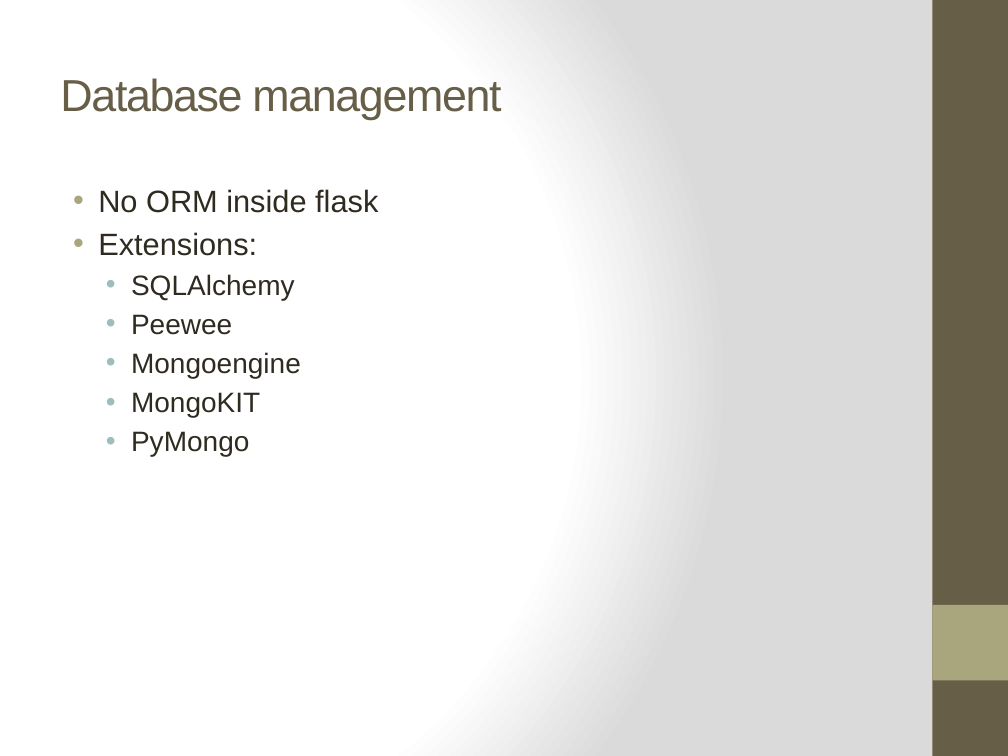
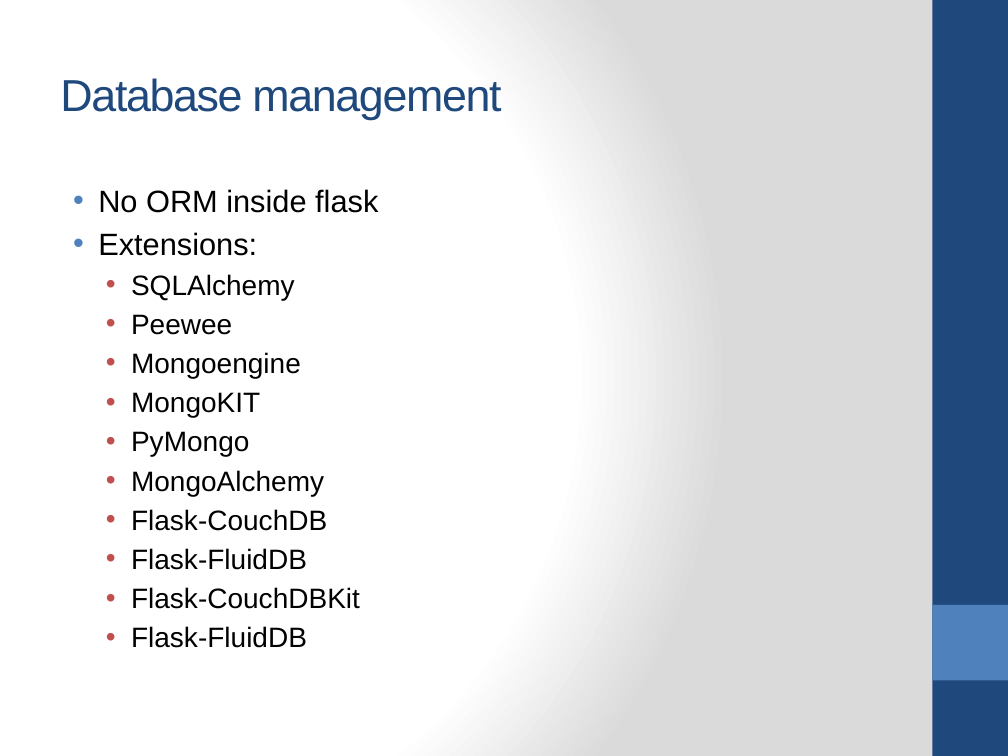
Before and after one commit to itmard/zconf_flask_intro, a slide deck: slide 33 of slide/zconf.pptx (slide 32 before the commit). Drawn at 1008x756 pixels with LibreOffice and Linux fonts; fonts in the diff are those of the drawing. Boxes give left, top, right and bottom in pixels: in the first picture for what was removed or moved away, otherwise in the second. Text is boxed around its words. In the diff, an @@ line names an element or a change of style, - is before the commit and + after.

```diff
--- a/slide/zconf.pptx
+++ b/slide/zconf.pptx
@@ rectangle at [932, 0, 1008, 756]: fill #675E47 to #1F497D @@
@@ title "Database management" at [60, 78, 501, 120]: text colour #675E47 to #1F497D @@
@@ text at [98, 189, 378, 457]: text colour #2F2B20 to #000000 in "No ORM inside flask", "Extensions:", "SQLAlchemy", "Peewee" and 3 more places; bullet colour #A9A57C to #4F81BD; bullet colour #9CBEBD to #C0504D @@
@@ text at [131, 470, 360, 648]: paragraphs added @@
+  • MongoAlchemy
+  • Flask-CouchDB
+  • Flask-FluidDB
+  • Flask-CouchDBKit
+  • Flask-FluidDB
@@ rectangle at [932, 605, 1008, 680]: fill #A9A57C to #4F81BD @@
```
Also in this commit, not shown: 34 other slides changed, 3 slides added, 2 slides removed, 1 other file.
